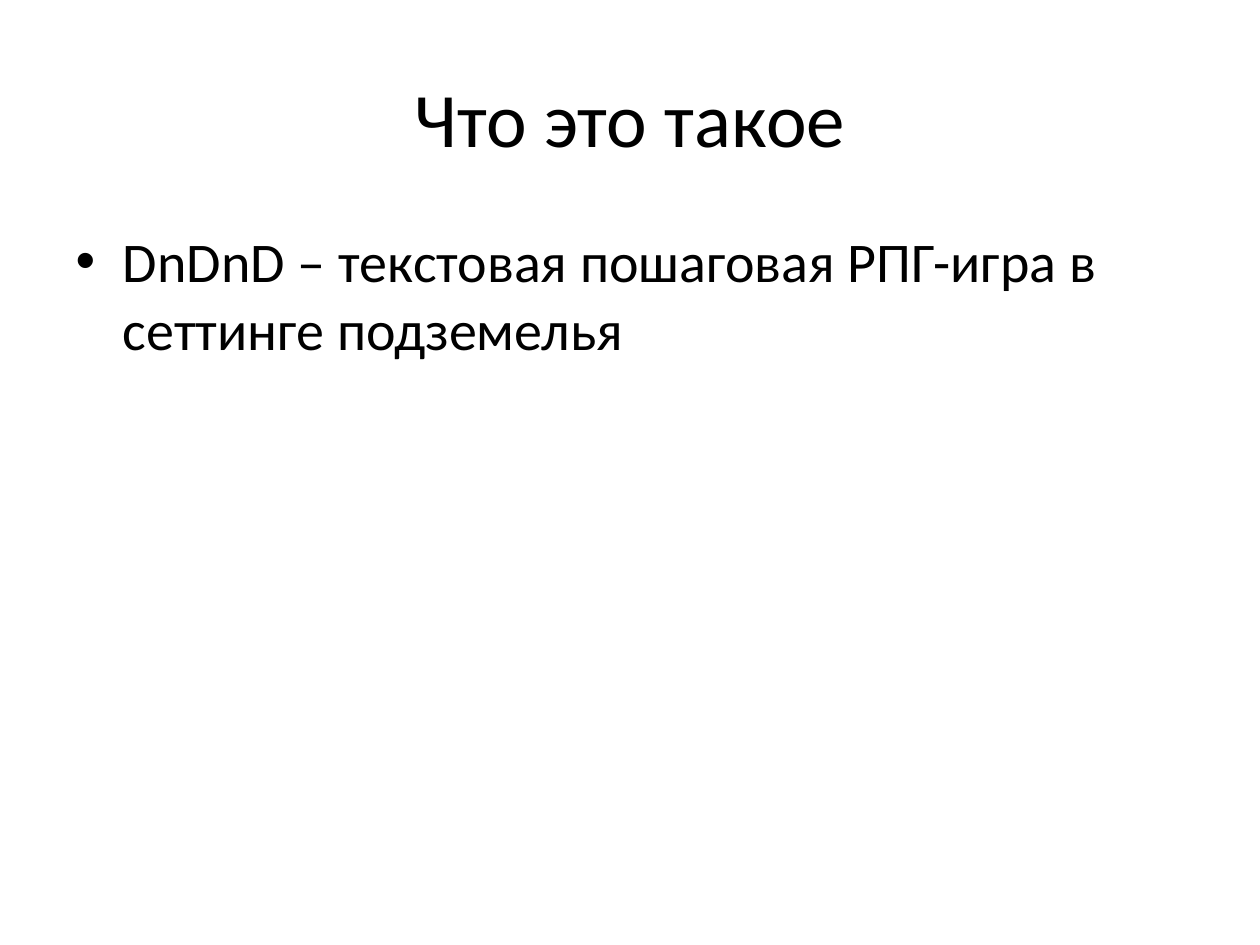
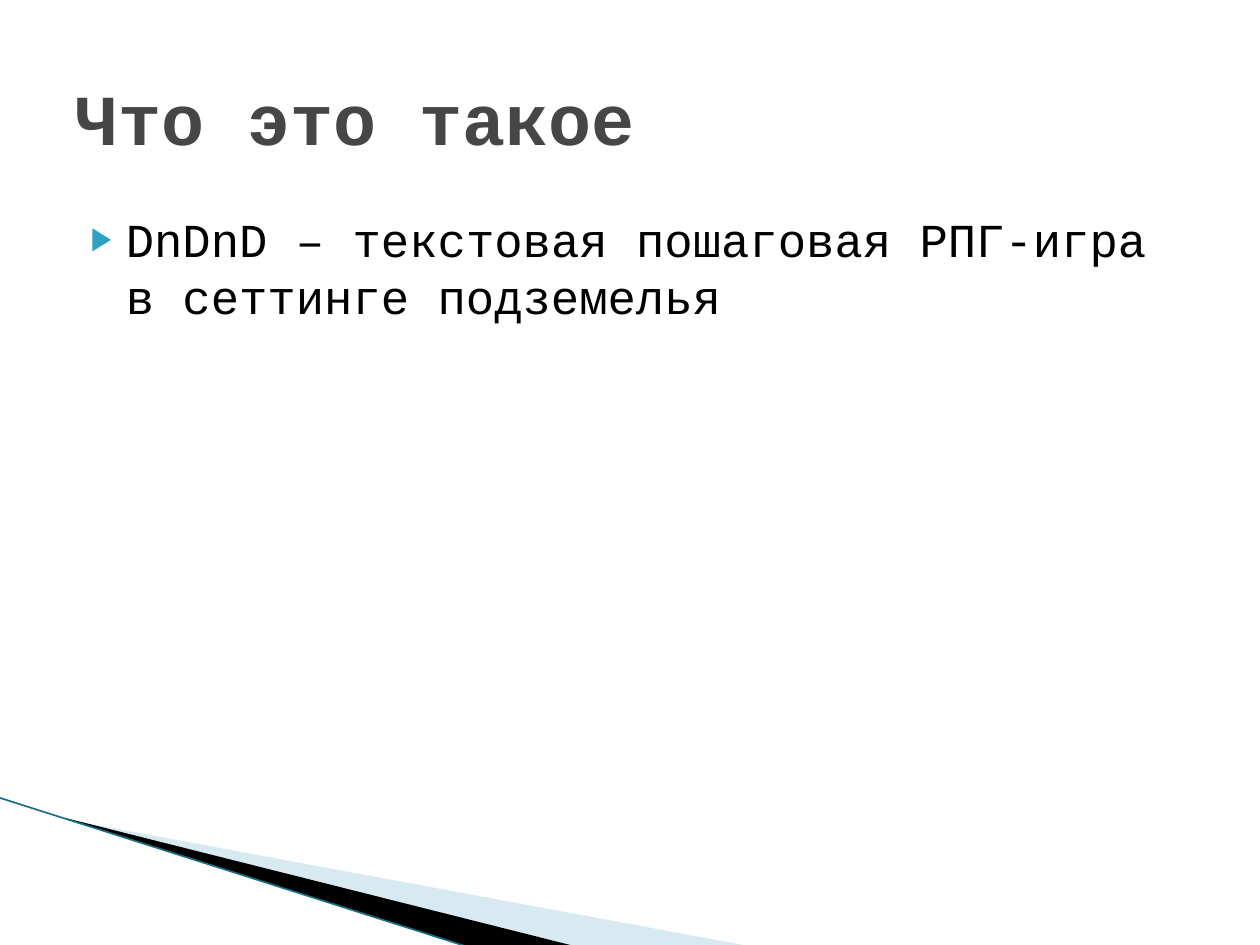
Before and after one commit to DebiKk-tech/DnDnD, a slide deck: slide 2 of Documents/presentation.pptx. Drawn at 1260x945 pixels with LibreOffice and Linux fonts; fonts in the diff are those of the drawing; background and template pictures are left out. Boxes give left, top, right and bottom in pixels: in the first picture for what was removed or moved away, otherwise in the second. Text is boxed around its words. In the diff, an @@ line names an element or a change of style, - is before the commit and + after.

```diff
--- a/Documents/presentation.pptx
+++ b/Documents/presentation.pptx
@@ title "Что это такое" at [75, 97, 635, 146]: size 44 to 41 pt, font Calibri to Courier New, text colour #000000 to #464646, bold on; alignment centre to left @@
@@ text "DnDnD – текстовая пошаговая РПГ-игра ...": place and size @@
-text "DnDnD – текстовая пошаговая РПГ-игра ..." at [123, 246, 1096, 360]
+text "DnDnD – текстовая пошаговая РПГ-игра ..." at [126, 226, 1147, 324]
@@ text "DnDnD – текстовая пошаговая РПГ-игра ..." at [126, 226, 1147, 324]: size 32 to 27 pt, font Calibri to Courier New; bullet • to ▶; less space between paragraphs @@
@@ line added from (0, 798) to (467, 945), #97C5D8 0.95 pt @@
@@ freeform shape added at [67, 818, 576, 945], fill #000000 @@
@@ freeform shape added at [69, 819, 750, 945], fill #A0CBDC at 40% opacity @@
```
Also in this commit, not shown: 3 other slides changed, 3 slides added, 1 slide removed, 5 other files.
